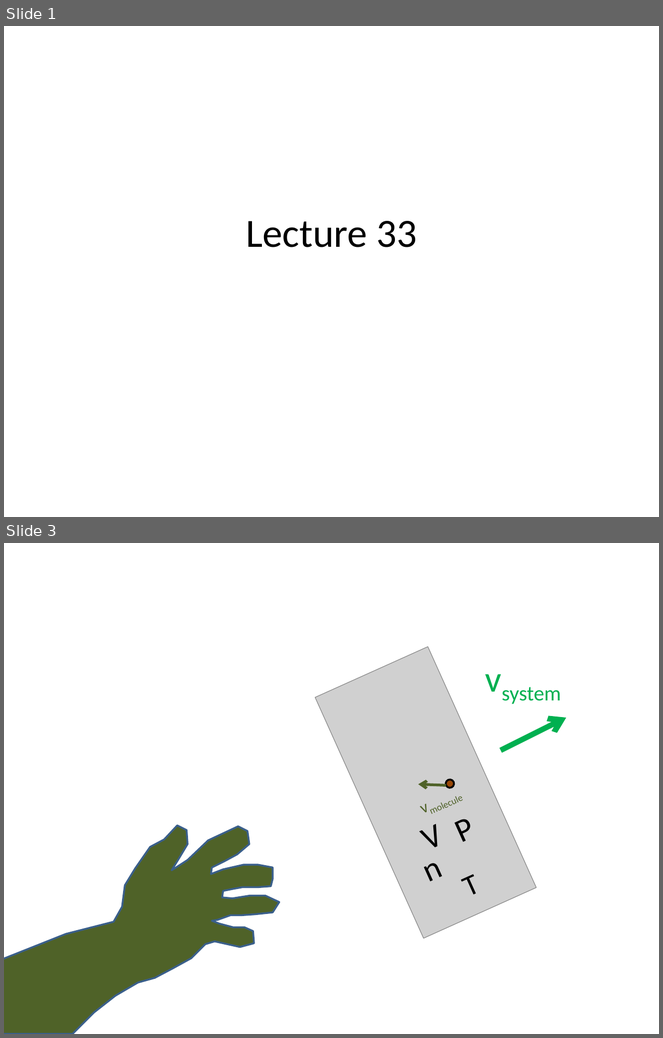
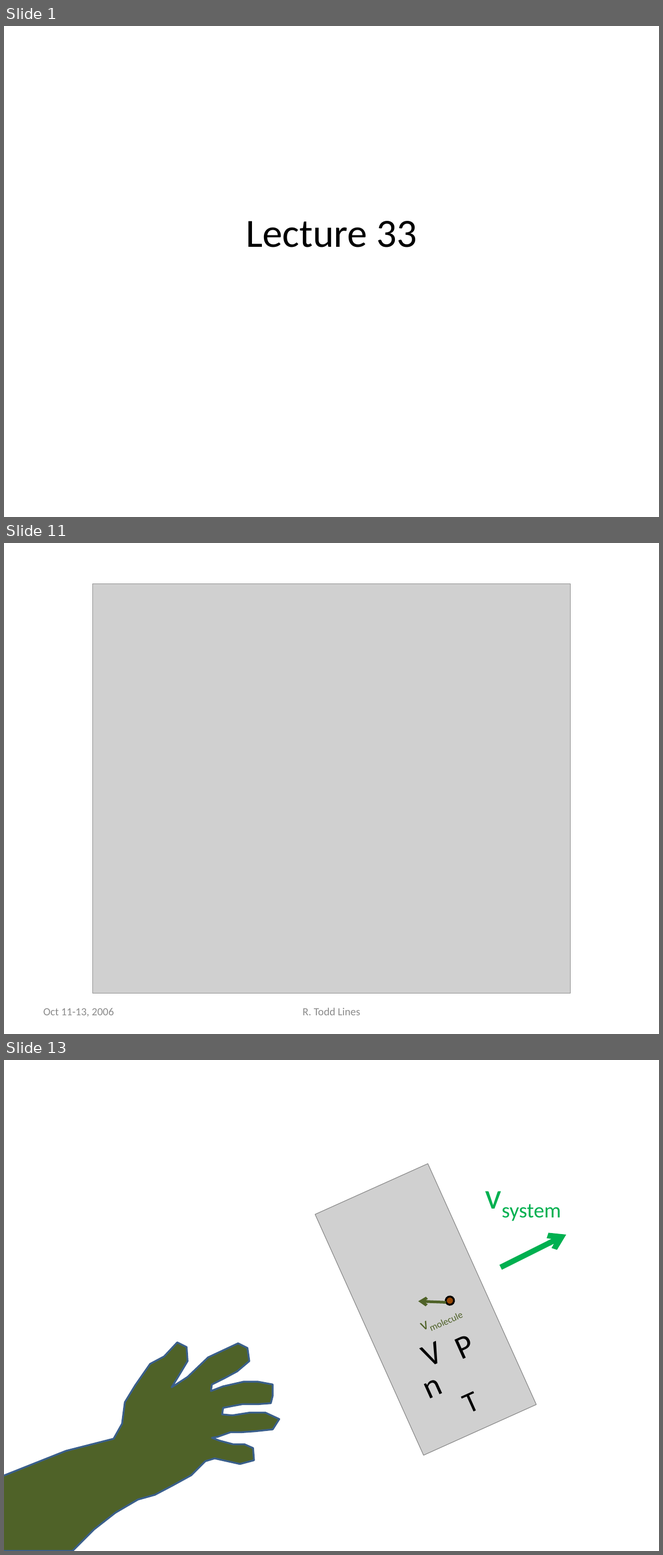
Before and after one commit to rtlines/Introductory-Physics-II, a slide deck: Lecture_Slides/PH 123 Lecture 33.pptx. Shown one above the other, each under a label of ours: slides 1 and 3 before the commit, slides 1, 11 and 13 after it; the slides between them are not shown. The pictures are 663x1038 and 663x1555 pixels, drawn with LibreOffice and Linux fonts; fonts in the diff are those of the drawing; grey boxes stand for pictures. Boxes give left, top, right and bottom in pixels: in the first picture for what was removed or moved away, otherwise in the second. Text is boxed around its words. In the diff, an @@ line names an element or a change of style, - is before the commit and + after.

```diff
--- a/Lecture_Slides/PH 123 Lecture 33.pptx
+++ b/Lecture_Slides/PH 123 Lecture 33.pptx
@@ slide 11 added at bbox=[4, 543, 659, 1034], background #FFFFFF @@
@@ picture added at bbox=[92, 584, 570, 993] @@
@@ text added at bbox=[44, 1008, 114, 1017], 12 pt, text #8C8C8C @@
+Oct 11-13, 2006
@@ text added at bbox=[302, 1008, 360, 1016], 12 pt, text #8C8C8C @@
+R. Todd Lines
@@ what was slide 3 is now slide 13 @@
```
Also in this commit, not shown: 1 slide changed, 9 other slides added, 3 other files.
